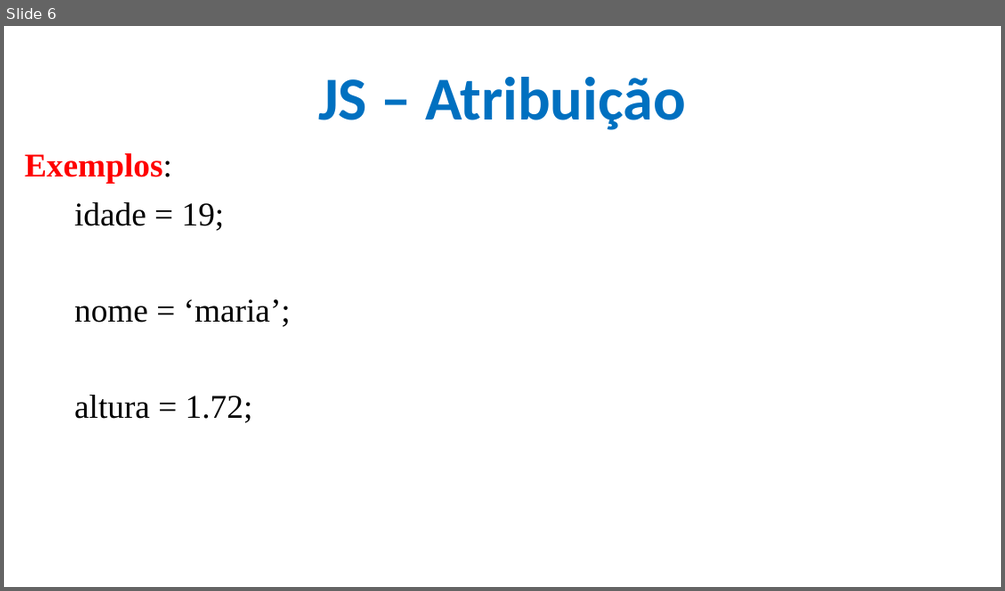
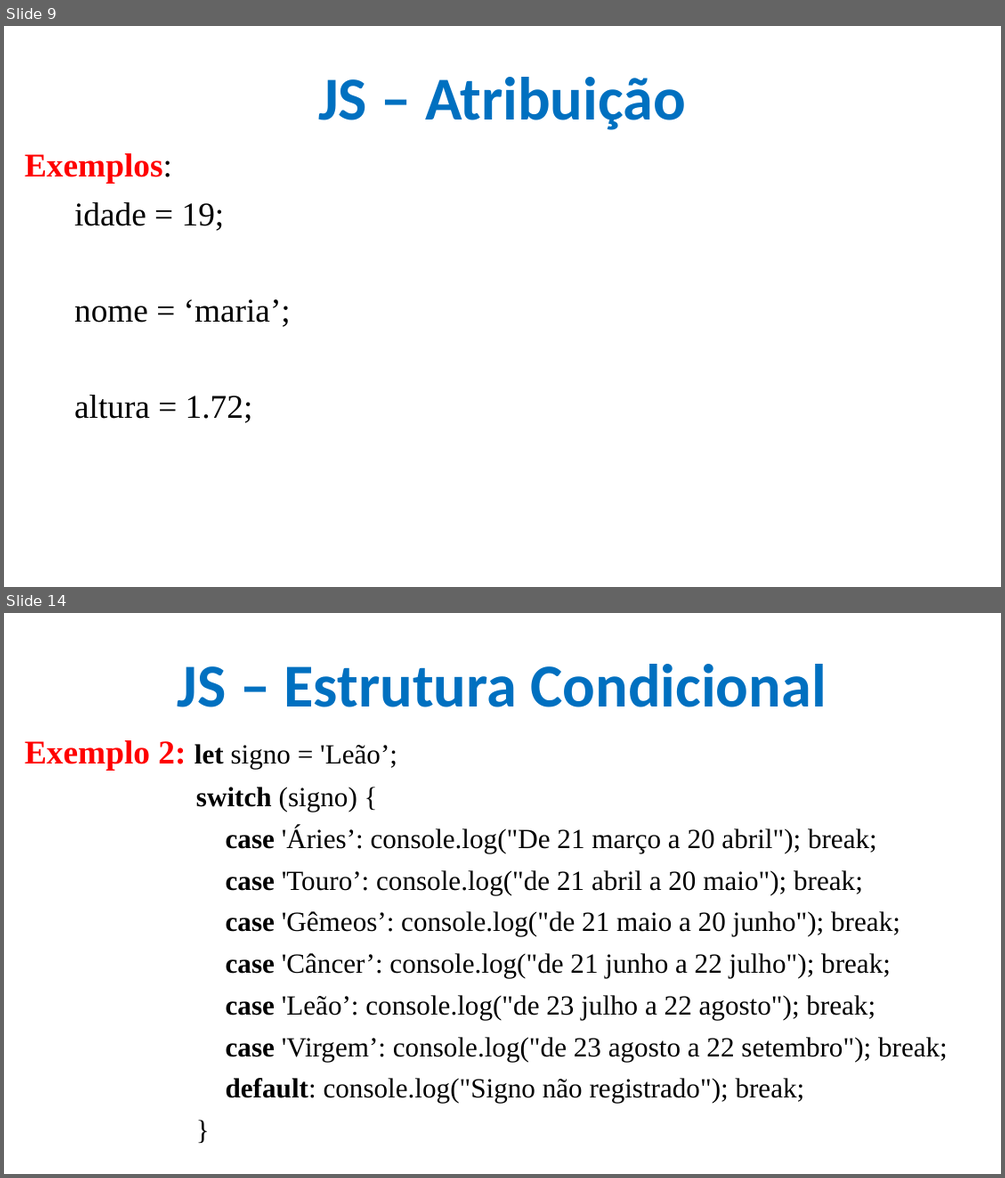
Before and after one commit to CloudEducationBrazil/WydenDesenvolvimentoWebPHP, a slide deck: 01 Classes/Aula 09 Desenvolvimento Web PHP - JS.pptx. Shown one above the other, each under a label of ours: slide 6 before the commit, slides 9 and 14 after it; the slides between them are not shown. The pictures are 1005x591 and 1005x1178 pixels, drawn with LibreOffice and Linux fonts; fonts in the diff are those of the drawing; background and template pictures are left out. Boxes give left, top, right and bottom in pixels: in the first picture for what was removed or moved away, otherwise in the second. Text is boxed around its words. In the diff, an @@ line names an element or a change of style, - is before the commit and + after.

```diff
--- a/01 Classes/Aula 09 Desenvolvimento Web PHP - JS.pptx
+++ b/01 Classes/Aula 09 Desenvolvimento Web PHP - JS.pptx
@@ slide 14 added at bbox=[4, 613, 1001, 1174], background picture (left out) @@
@@ title added at bbox=[178, 664, 826, 707], 44 pt, text #0070C0, bold @@
+JS – Estrutura Condicional
@@ text added at bbox=[24, 740, 947, 1103], 20 pt, text #000000 @@
+Exemplo 2: let signo = 'Leão’;
+      switch (signo) {
+      case 'Áries’: console.log("De 21 março a 20 abril"); break;
+      case 'Touro’: console.log("de 21 abril a 20 maio"); break;
+      case 'Gêmeos’: console.log("de 21 maio a 20 junho"); break;
+      case 'Câncer’: console.log("de 21 junho a 22 julho"); break;
+      case 'Leão’: console.log("de 23 julho a 22 agosto"); break;
+      case 'Virgem’: console.log("de 23 agosto a 22 setembro"); break;
+      default: console.log("Signo não registrado"); break;
+      }
@@ what was slide 6 is now slide 9 @@
```
Also in this commit, not shown: 3 slides changed, 28 other slides added.
